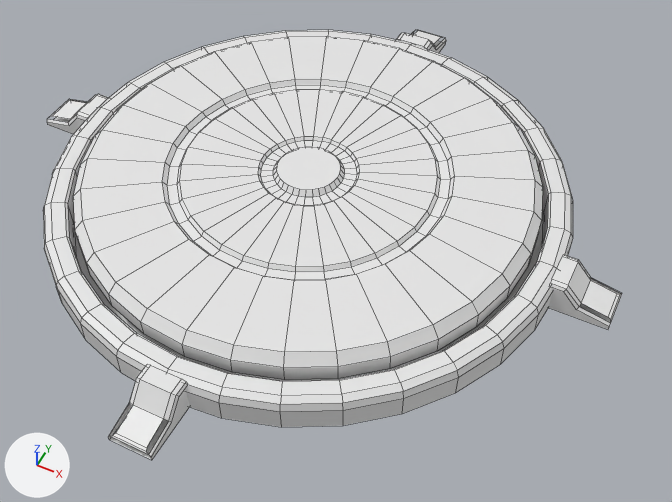
The FBX model MM_UE/Assets/Resources/Models/Button/Button.fbx as it was, and as the next commit left it.
The view is the same before and after, from a camera (50 mm lens) standing at (1.45, -2.64, 3.04) and looking at (0.21, -0.15, -0.07). The axes (+X, +Y, +Z) are drawn at lower left. The lights are the same throughout. Mesh edges are drawn as thin lines. Where no turn or scale is listed for an object, it has been applied to the vertices. Vertices at the same position are counted once.

In view in the first picture: 'ButtonBottom', 'ButtonPad', 'Feet', 'Frame'.
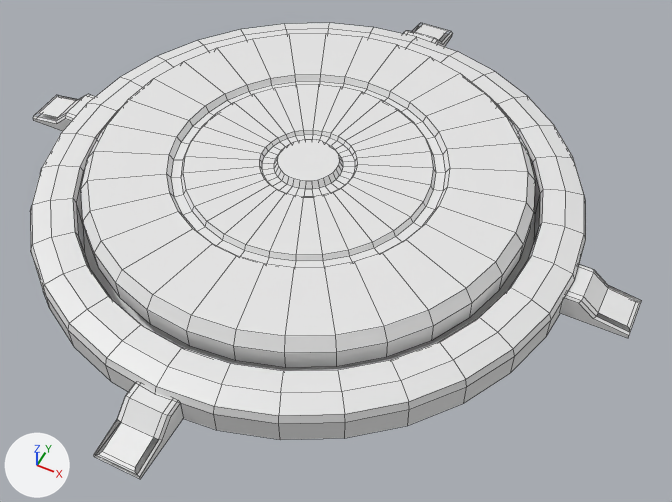
Where the newer file only moved an object's origin or applied its transform, the numbers keep the older frame.

Changed parts and their boxes [x1, y1, x2, y2] in the pictures (672 x 502 px):
'ButtonPad', mesh rescaled: before [73, 37, 543, 380]; after [81, 33, 535, 368]
'Frame', turned, rescaled: before [43, 30, 573, 427]; after [30, 23, 586, 440]
'Feet', mesh rescaled: before [47, 30, 622, 460]; after [33, 24, 641, 479]

Diff of the bpy script that builds the scene:
```diff
--- a/MM_UE/Assets/Resources/Models/Button/Button.fbx.py
+++ b/MM_UE/Assets/Resources/Models/Button/Button.fbx.py
@@ me_plane @@
 me_plane.from_pydata(...)  # 120 vertices, 76 faces; spans x -1.42..1.42, y -1.42..1.42, z 0.0..0.15
 # used by ob_feet; location = (0.0, 0.0, 0.0)
+# me_plane part 2: the whole mesh is scaled about the mesh origin by (1.06, 1.06, 0.782)
@@ me_circle_001 @@
 me_circle_001.from_pydata(...)  # 224 vertices, 192 faces; spans x -118.0..118.0, y 0.0..15.0, z -118.0..118.0
 # used by ob_frame; location = (0.0, 0.0, 0.0); rotation_euler = (1.571, 0.0, 0.0), in degrees (90, 0, 0); scale = (0.01, 0.01, 0.01)
+# me_circle_001 part 3: the whole mesh is turned 90 degrees about the x axis through the mesh origin and scaled by 0.0101
@@ me_cylinder @@
 me_cylinder.from_pydata(...)  # 352 vertices, 322 faces; spans x -1.03..1.03, y -1.03..1.03, z 0.1..0.22
 # used by ob_buttonpad; location = (0.0, 0.0, 0.0)
+# me_cylinder part 1: the whole mesh is scaled about the mesh origin by (0.961, 0.961, 1.21)
@@ ob_frame @@
 ob_frame.location = (0.0, 0.0, 0.0)
-ob_frame.rotation_euler = (1.571, 0.0, 0.0)  # degrees (90, 0, 0)
-ob_frame.scale = (0.01, 0.01, 0.01)
```
